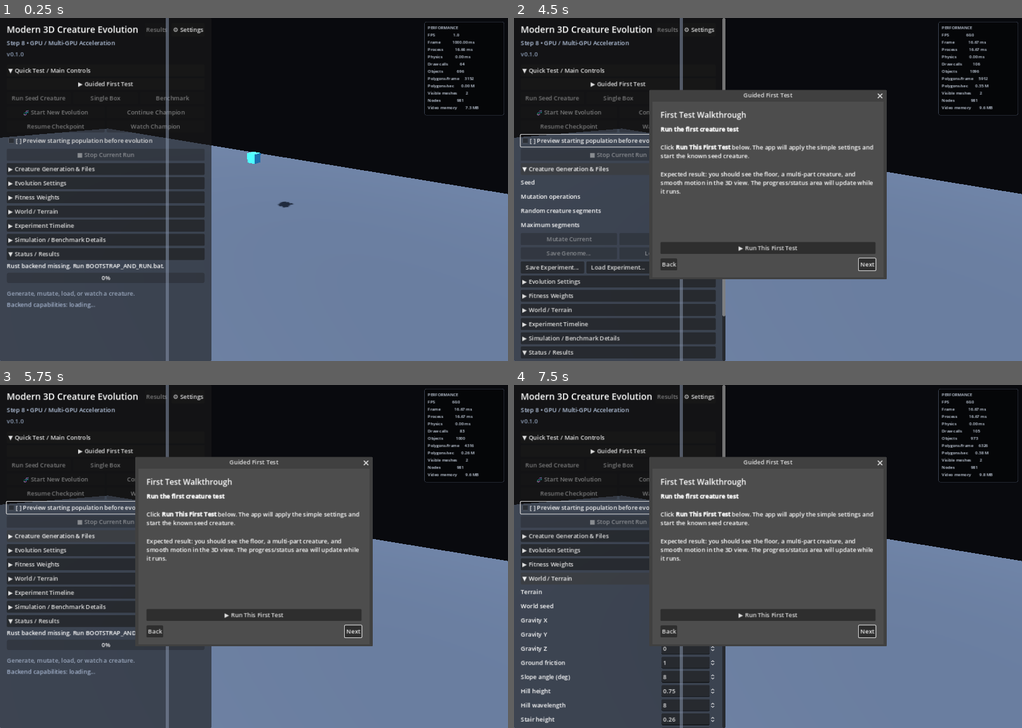
Above: before the commit, frames 1-4 (two rows, left to right).
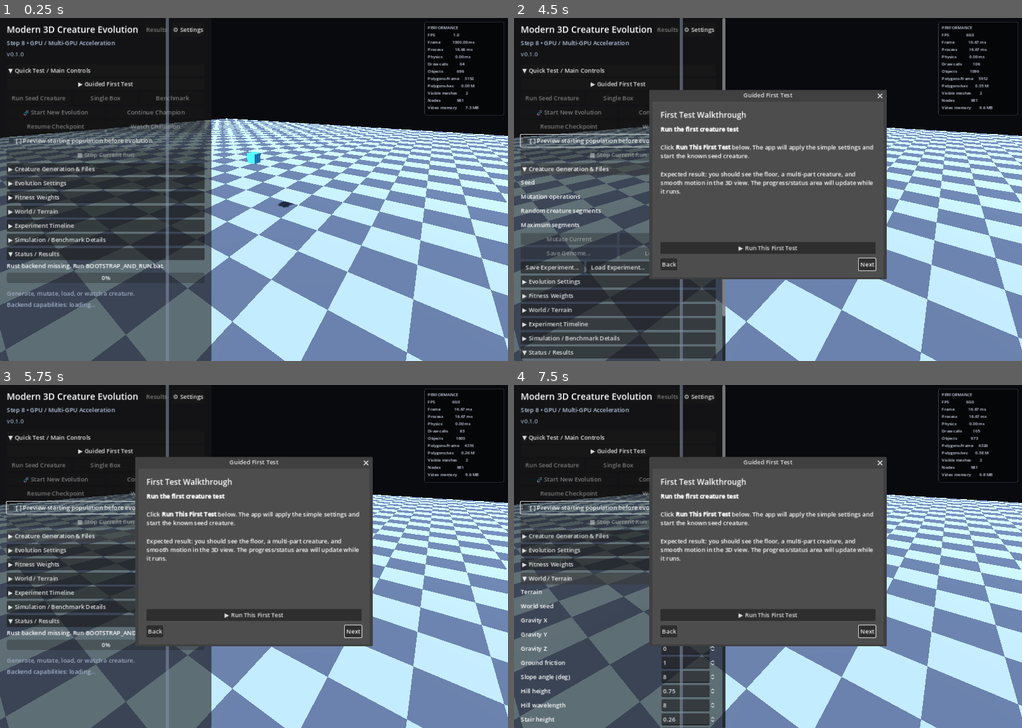
Above: after the commit, the same moments.

Repository: Quest79/Modern-3D-Creature-Evolution
Game: Godot game, scene res://main.tscn
The game is run twice, just before and just after one commit, with the same random seed, the same clock (stepped at 60 frames per second) and the same inputs.
Inputs:
- Up to frame 1 (0.25 s): no input
- Up to frame 2 (4.5 s): click "▶ Guided First Test" at 0.5 s; click "Next" at 1.25 s; click "Next" at 2 s; click "[ ] Preview starting populati…" at 2.75 s; click "[X] Preview starting populati…" at 3.5 s; click "▶ Creature Generation & Files" at 4.25 s
- Up to frame 3 (5.75 s): click "▼ Creature Generation & Files" at 5 s
- Up to frame 4 (7.5 s): click "▶ Fitness Weights" at 5.75 s; click "▼ Fitness Weights" at 6.5 s; click "▶ World / Terrain" at 7.25 s

The runs differ from the first frame. In frame 1, 34% of the frame differs, in the area x 0-100%, y 29-100%; in frame 2, 20%; in frame 3, 23%; in frame 4, 22%.

Commit message:
Make world platform square and checkerboard

Diff:
--- a/apps/godot/main.gd
+++ b/apps/godot/main.gd
@@ -139,6 +139,7 @@
 var _probe_mesh: MeshInstance3D
 var _camera: Camera3D
 var _world_meshes: Array[MeshInstance3D] = []
+var _ground_checker_material: ShaderMaterial
 var _rendered_world_json := ""
 var _creature_meshes: Dictionary = {}
 var _current_genome: Dictionary = {}
@@ -2961,7 +2962,9 @@
 func _world_config_dictionary() -> Dictionary:
     return {
         "gravity": [_gravity_x, _gravity_y, _gravity_z],
-        "ground_half_extents": [50.0, 0.1, 12.0],
+        # 100 m x 100 m square platform. This is a little over 4x the area
+        # of the old 100 m x 24 m runway and gives creatures room to move.
+        "ground_half_extents": [50.0, 0.1, 50.0],
         "ground_friction": _ground_friction,
         "terrain": _terrain_kind,
         "seed": _world_seed,
@@ -3060,8 +3063,8 @@
 
 
 func _build_world_fallback(world_config: Dictionary) -> void:
-    var half_value = world_config.get("ground_half_extents", [50.0, 0.1, 12.0])
-    var half := [50.0, 0.1, 12.0]
+    var half_value = world_config.get("ground_half_extents", [50.0, 0.1, 50.0])
+    var half := [50.0, 0.1, 50.0]
     if typeof(half_value) == TYPE_ARRAY and half_value.size() >= 3:
         half = [
             float(half_value[0]),
@@ -3081,6 +3084,39 @@
             "rotation_radians": [0.0, 0.0, angle],
         }
     ])
+
+
+func _checkerboard_ground_material() -> ShaderMaterial:
+    if _ground_checker_material != null:
+        return _ground_checker_material
+
+    var shader := Shader.new()
+    shader.code = """
+shader_type spatial;
+render_mode diffuse_burley, specular_schlick_ggx;
+
+uniform vec3 checker_dark : source_color = vec3(0.24, 0.29, 0.37);
+uniform vec3 checker_light : source_color = vec3(0.46, 0.54, 0.66);
+uniform float checker_size = 2.0;
+
+varying vec3 checker_world_position;
+
+void vertex() {
+    checker_world_position = (MODEL_MATRIX * vec4(VERTEX, 1.0)).xyz;
+}
+
+void fragment() {
+    vec2 cell = floor(checker_world_position.xz / checker_size);
+    float parity = mod(cell.x + cell.y, 2.0);
+    ALBEDO = mix(checker_dark, checker_light, parity);
+    ROUGHNESS = 0.92;
+    METALLIC = 0.0;
+}
+"""
+
+    _ground_checker_material = ShaderMaterial.new()
+    _ground_checker_material.shader = shader
+    return _ground_checker_material
 
 
 func _build_world_from_geometry(geometry_value) -> void:
@@ -3122,20 +3158,22 @@
             float(rotation[2])
         )
 
-        var material := StandardMaterial3D.new()
         var kind := str(shape.get("kind", "ground"))
-        match kind:
-            "wall":
-                material.albedo_color = Color(0.58, 0.30, 0.20)
-            "block":
-                material.albedo_color = Color(0.42, 0.46, 0.54)
-            "pit_floor":
-                material.albedo_color = Color(0.10, 0.12, 0.15)
-            _:
-                # Ground needs clear contrast from the near-black sky/background.
-                material.albedo_color = Color(0.24, 0.28, 0.34)
-        material.roughness = 0.8
-        instance.material_override = material
+        if kind == "ground":
+            instance.material_override = _checkerboard_ground_material()
+        else:
+            var material := StandardMaterial3D.new()
+            match kind:
+                "wall":
+                    material.albedo_color = Color(0.58, 0.30, 0.20)
+                "block":
+                    material.albedo_color = Color(0.42, 0.46, 0.54)
+                "pit_floor":
+                    material.albedo_color = Color(0.10, 0.12, 0.15)
+                _:
+                    material.albedo_color = Color(0.24, 0.28, 0.34)
+            material.roughness = 0.8
+            instance.material_override = material
         add_child(instance)
         _world_meshes.append(instance)
 
